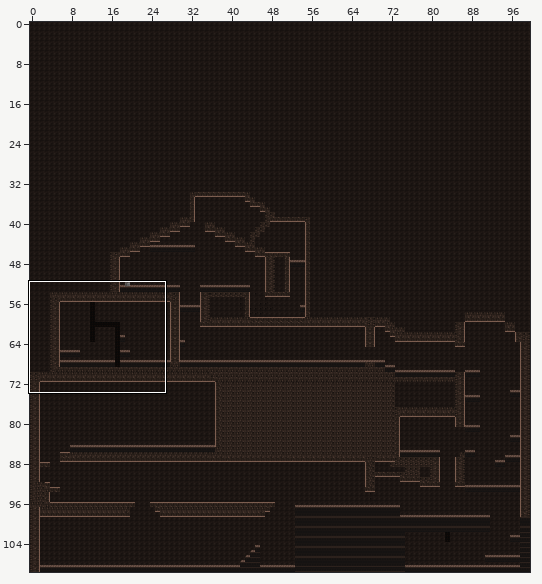
An edit to a level. Tiled map (JSON), assets/Tiled/super_mario.json. Above, an overview of the earlier version with the close-up marked.
Close-up. First the earlier version:
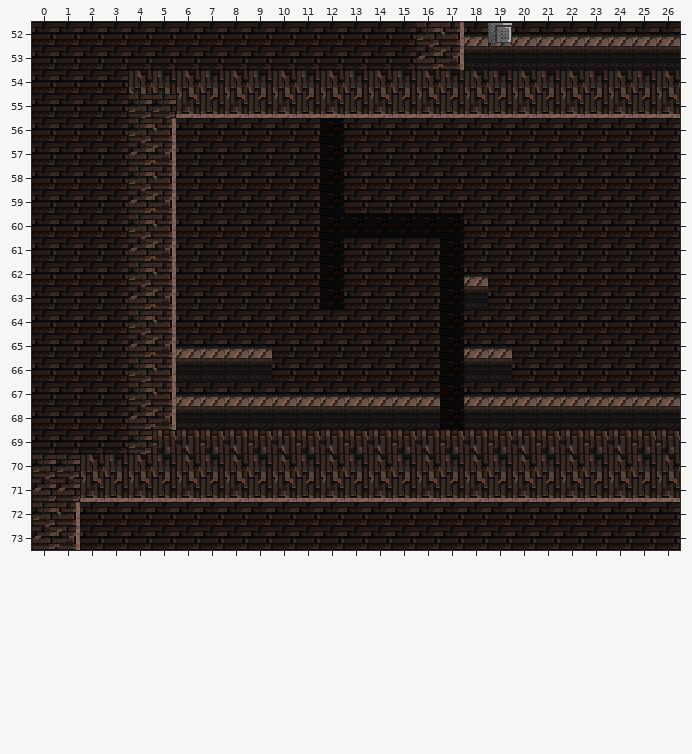
Cells are 16x16 px. Shown: x 0..26, y 52..73. The commit also changed other parts of the map, which this record leaves out.
The same view after the edit:
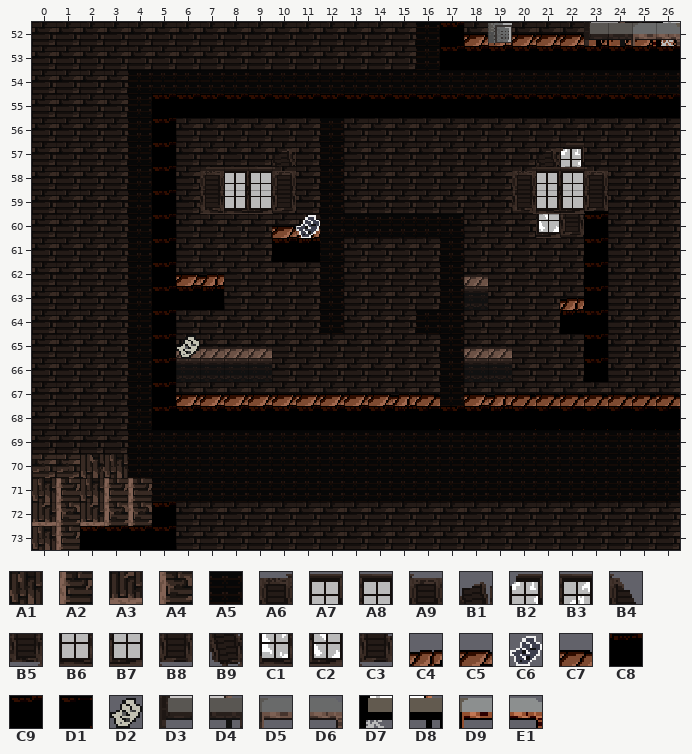
Key: from "SuperMarioBros-World1-1": A1 125, A2 126, A3 145, A4 146, A5 163, A6 243, A7 244, A8 245, A9 246, B1 248, B2 249, B3 250, B4 251, B5 263, B6 264, B7 265, B8 266, B9 268, C1 269, C2 270, C3 271, C4 321, C5 322, C6 326, C7 338, C8 341, C9 342, D1 344, D2 346, D3 386, D4 387, D5 388, D6 389, D7 390, D8 391, D9 392, E1 393.
__ is an empty cell.
Tiles of an added or newly shown layer are drawn over the layers below it.
Diff:
Layer "World1":
Tile C5 now appears in row 60 at x 10.
Tile C9 now appears in row 61 at x 10.
Layer "World2" (now shown):
Tile A1 now appears in row 71 at x 0 and 2; in row 73 at x 0.
Tile A2 now appears in row 71 at x 1 and 3 to 4; in row 73 at x 1.
Tile A3 now appears in row 72 at x 0 and 2.
Tile A4 now appears in row 72 at x 1 and 3 to 4.
Tile A5 now appears in rows 52 to 53 at x 16; in row 54 at x 4 to 26; in rows 55 to 63 at x 4; in row 64 at x 4, 12 and 16; in rows 65 to 68 at x 4; in rows 69 to 70 at x 4 to 26.
Tile A5 now appears in row 71 at x 5 to 26.
Tile C4 now appears in row 60 at x 11; in row 62 at x 7; in row 63 at x 22; in row 67 at x 15 and 19.
Tile C5 now appears in row 52 at x 18 to 26; in row 62 at x 6; in row 67 at x 6 to 14 and 18.
Tile C7 now appears in row 67 at x 16 and 20 to 26.
Tile C8 now appears in row 61 at x 11; in row 63 at x 7; in row 64 at x 22; in row 68 at x 15 and 19.
Tile C9 now appears in row 52 at x 17; in row 53 at x 17 to 26; in row 55 at x 5 to 26; in rows 56 to 58 at x 5; in rows 59 to 62 at x 5 and 23; in row 63 at x 5 to 6 and 23.
Tile C9 now appears in rows 64 to 66 at x 5 and 23; in row 67 at x 5; in row 68 at x 5 to 14 and 17 to 18; in row 72 at x 5; in row 73 at x 2 to 5.
Tile D1 now appears in row 68 at x 16 and 20 to 26.
Layer "Items2" (now shown):
Tile B1 now appears in row 57 at x 10 and 21.
Tile B2 now appears in row 57 at x 22; in row 58 at x 7.
Tile B3 now appears in row 58 at x 8.
Tile B4 now appears in row 58 at x 9.
Tile B9 now appears in row 58 at x 21.
Tile C1 now appears in row 58 at x 22; in row 59 at x 7.
Tile C2 now appears in row 60 at x 21.
Tile C3 now appears in row 60 at x 22.
Tile C6 now appears in row 60 at x 11.
Tile D7 now appears in row 52 at x 26.
Tile D8 now appears in row 52 at x 23.
Tile D9 now appears in row 52 at x 24.
Tile E1 now appears in row 52 at x 25.
Layer "Items" (now shown):
Tile A6 now appears in row 58 at x 7 and 20.
Tile A7 now appears in row 58 at x 8 and 21.
Tile A8 now appears in row 58 at x 9 and 22.
Tile A9 now appears in row 58 at x 10 and 23.
Tile B5 now appears in row 59 at x 7 and 20.
Tile B6 now appears in row 59 at x 8 and 21.
Tile B7 now appears in row 59 at x 9 and 22.
Tile B8 now appears in row 59 at x 10 and 23.
Tile D2 now appears in row 65 at x 6.
Tile D3 now appears in row 52 at x 23.
Tile D4 now appears in row 52 at x 24.
Tile D5 now appears in row 52 at x 25.
Tile D6 now appears in row 52 at x 26.
